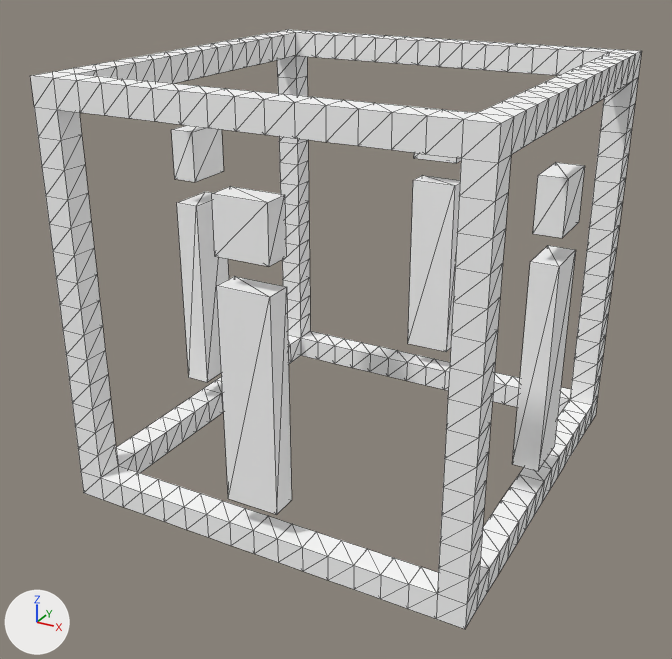
An edit to the OBJ model src/main/resources/assets/minecraft_ml/models/block/ml_blockbase/ml_blockbase.obj, drawn before and after from the same camera.
The view is the same before and after, from a camera (50 mm lens) standing at (1.282, -1.021, 1.125) and looking at (0.48, 0.439, 0.395). Arrows for +X, +Y and +Z are at lower left; the lights stay in place. Mesh edges are drawn as thin lines. Where no turn or scale is listed for an object, it has been applied to the vertices. Vertices at the same position are counted once.

The first picture shows 'ml_blockbase.001'.
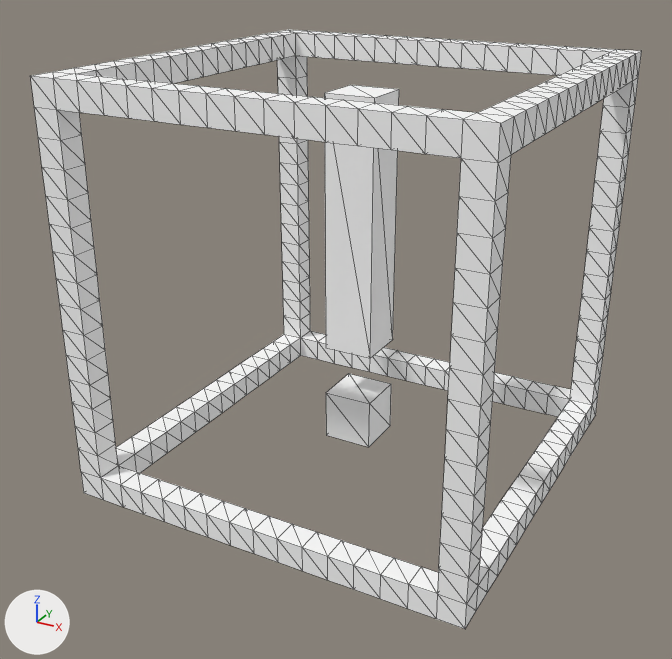
The newer file is also turned or shifted as a whole; pictures and numbers use the older file's frame.

Where the change shows, as pixel boxes [x1, y1, x2, y2] in the pictures (672 x 659 px):
part 1 of me_ml_blockbase_001, added
    after: [326, 374, 391, 447]
part 2 of me_ml_blockbase_001, added
    after: [324, 85, 399, 358]
part 3 of me_ml_blockbase_001, deleted
    before: [171, 125, 585, 515]

Edits to the bpy script that builds the scene:
```text
Change me_ml_blockbase_001:
    used by ob_ml_blockbase_001; location = (0.0, 0.0, 0.0)
    remove me_ml_blockbase_001.from_pydata(...)  # 752 vertices, 1488 faces; spans x 0.1..0.9, y 0.1..0.9, z 0.094..0.894
    add me_ml_blockbase_001.from_pydata(...)  # 704 vertices, 1416 faces; spans x 0.1..0.9, y 0.1..0.9, z 0.094..0.894
    me_ml_blockbase_001 part 1: a new loose piece, a box spanning x 0.45..0.55, y 0.45..0.55, z 0.144..0.244, in mat_palette_001 (its picture is missing)
    me_ml_blockbase_001 part 2: a new loose piece, a box spanning x 0.45..0.55, y 0.45..0.55, z 0.344..0.844, in mat_palette_001 (its picture is missing)
    me_ml_blockbase_001 part 3: 8 loose pieces with 64 vertices, spanning x 0.1..0.9, y 0.1..0.9, z 0.194..0.744, are deleted
```
